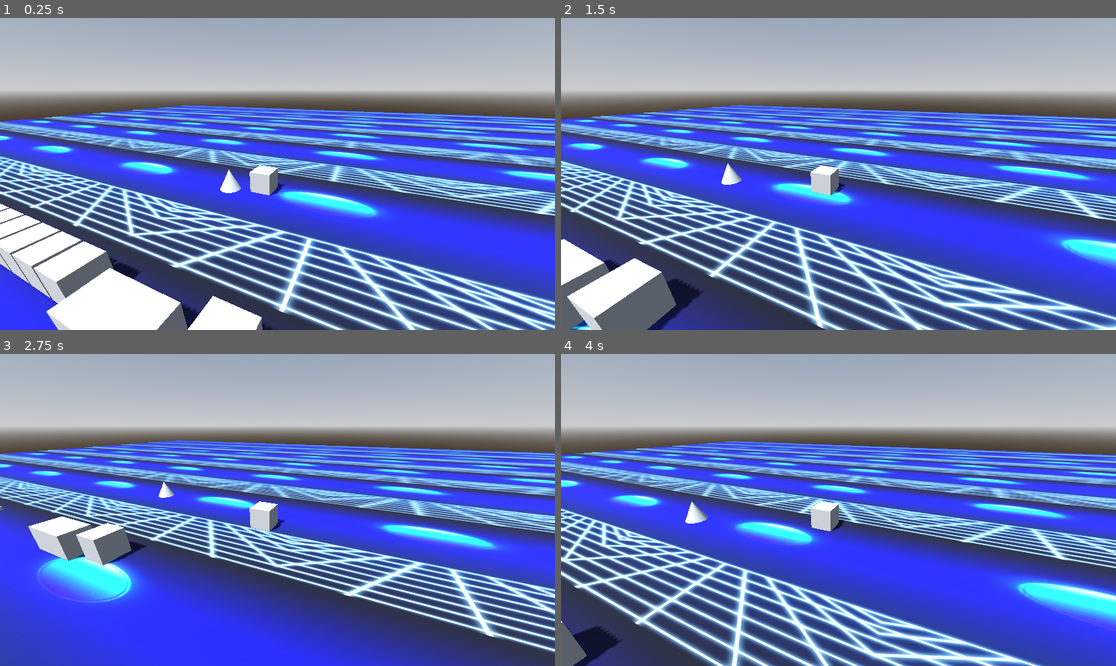
Above: before the commit, frames 1-4 (two rows, left to right).
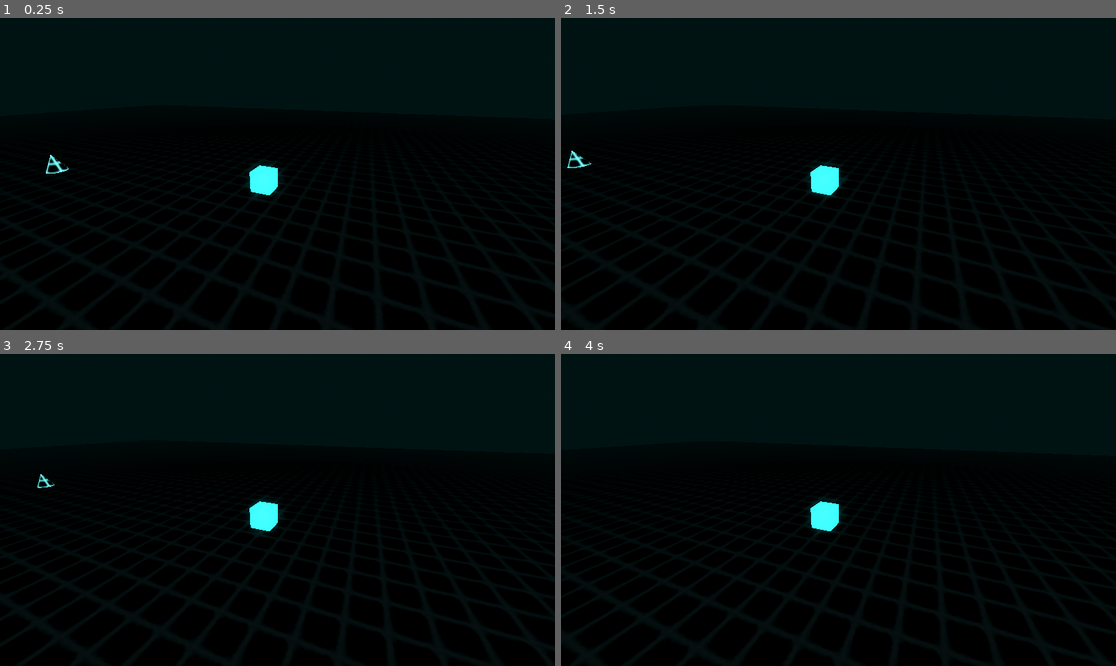
Above: after the commit, the same moments.

Repository: Username4D/rasterrun
Game: Godot game, scene res://scenes/demo_scene.tscn
The game is run twice, just before and just after one commit, with the same random seed, the same clock (stepped at 60 frames per second) and the same inputs.
Inputs:
- Up to frame 1 (0.25 s): no input
- Up to frame 2 (1.5 s): hold Right (ui_right) 0.53-1.28 s; hold Down (ui_down) from 1.28 s (still down)
- Up to frame 3 (2.75 s): release Down (ui_down) at 2.03 s; hold Right (ui_right) from 2.03 s (still down)
- Up to frame 4 (4 s): release Right (ui_right) at 2.78 s; hold Up (ui_up) 2.78-3.53 s; hold Left (ui_left) from 3.53 s (still down)

The runs differ from the first frame. In frame 1, 100% of the frame differs, in the area x 0-100%, y 0-100%; in frame 2, 100%; in frame 3, 100%; in frame 4, 100%.

Commit message:
added textures/materials

Diff:
--- a/project.godot
+++ b/project.godot
@@ -21,6 +21,7 @@
 [global_group]
 
 collidable=""
+player=""
 
 [rendering]
 
--- /dev/null
+++ b/resources/blue_wall.tres
@@ -0,0 +1,13 @@
+[gd_resource type="StandardMaterial3D" load_steps=2 format=3 uid="uid://pd5qgs33haie"]
+
+[ext_resource type="Texture2D" uid="uid://durihck8xj55l" path="res://assets/block.png" id="1_ih6rp"]
+
+[resource]
+albedo_color = Color(0, 0, 0, 1)
+emission_enabled = true
+emission = Color(0.55680704, 0.9999997, 0.9961631, 1)
+emission_energy_multiplier = 1.1
+emission_operator = 1
+emission_texture = ExtResource("1_ih6rp")
+uv1_scale = Vector3(2, 2, 2)
+uv1_triplanar = true
--- /dev/null
+++ b/resources/pulse_wall.tres
@@ -0,0 +1,15 @@
+[gd_resource type="StandardMaterial3D" load_steps=2 format=3 uid="uid://bqhqftlqv0lf5"]
+
+[ext_resource type="Texture2D" uid="uid://bdwywynsgft3x" path="res://assets/mover.png" id="1_2qw61"]
+
+[resource]
+albedo_texture = ExtResource("1_2qw61")
+metallic = 0.24
+roughness = 0.74
+emission_enabled = true
+emission = Color(0.43529412, 1, 1, 1)
+emission_energy_multiplier = 2.0
+emission_operator = 1
+emission_texture = ExtResource("1_2qw61")
+uv1_offset = Vector3(0.5, 0.5, 0.5)
+uv1_triplanar = true
--- /dev/null
+++ b/resources/wall.tres
@@ -0,0 +1,14 @@
+[gd_resource type="StandardMaterial3D" load_steps=2 format=3 uid="uid://bdfydinqsh5mt"]
+
+[ext_resource type="Texture2D" uid="uid://durihck8xj55l" path="res://assets/block.png" id="1_dbbiv"]
+
+[resource]
+albedo_color = Color(0, 0, 0, 1)
+albedo_texture = ExtResource("1_dbbiv")
+emission_enabled = true
+emission = Color(1, 1, 1, 1)
+emission_energy_multiplier = 0.08
+emission_operator = 1
+emission_texture = ExtResource("1_dbbiv")
+uv1_offset = Vector3(0.5, 0.5, 0.5)
+uv1_triplanar = true
--- a/scenes/demo_scene.tscn
+++ b/scenes/demo_scene.tscn
@@ -1,6 +1,6 @@
-[gd_scene load_steps=14 format=3 uid="uid://cqf1pye3c1kvl"]
+[gd_scene load_steps=13 format=3 uid="uid://cqf1pye3c1kvl"]
 
-[ext_resource type="Texture2D" uid="uid://ca0rwtwcwd4yh" path="res://assets/placeholder_texture.png" id="1_03k34"]
+[ext_resource type="Material" uid="uid://bdfydinqsh5mt" path="res://resources/wall.tres" id="1_blhf0"]
 [ext_resource type="PackedScene" uid="uid://bl7uumbime3mk" path="res://scenes/player.tscn" id="2_ba4t3"]
 [ext_resource type="PackedScene" uid="uid://ch3gpdhfoyjbm" path="res://scenes/wall.tscn" id="3_0ekuu"]
 [ext_resource type="PackedScene" uid="uid://dufstaynulvg5" path="res://scenes/pulse_wall.tscn" id="4_8m1ix"]
@@ -9,8 +9,11 @@
 [ext_resource type="PackedScene" uid="uid://clh8jtbrdus8o" path="res://scenes/spike.tscn" id="7_blhf0"]
 
 [sub_resource type="ProceduralSkyMaterial" id="ProceduralSkyMaterial_ba4t3"]
-sky_horizon_color = Color(0.66224277, 0.6717428, 0.6867428, 1)
-ground_horizon_color = Color(0.66224277, 0.6717428, 0.6867428, 1)
+sky_top_color = Color(0, 0, 0, 1)
+sky_horizon_color = Color(0, 0, 0, 1)
+sky_cover_modulate = Color(0, 0, 0, 1)
+ground_bottom_color = Color(0, 0.034122694, 0.034534093, 1)
+ground_horizon_color = Color(0, 0, 0, 1)
 
 [sub_resource type="Sky" id="Sky_0ekuu"]
 sky_material = SubResource("ProceduralSkyMaterial_ba4t3")
@@ -19,16 +22,19 @@
 background_mode = 2
 sky = SubResource("Sky_0ekuu")
 tonemap_mode = 2
+glow_enabled = true
+glow_intensity = 2.8
+glow_hdr_threshold = 0.44
+glow_hdr_scale = 2.43
+glow_hdr_luminance_cap = 105.59
+fog_enabled = true
+fog_light_color = Color(0, 0.08052874, 0.08052874, 1)
 
 [sub_resource type="BoxShape3D" id="BoxShape3D_bk2b3"]
 size = Vector3(100, 1, 100)
 
 [sub_resource type="BoxMesh" id="BoxMesh_64dih"]
 size = Vector3(100, 1, 100)
-
-[sub_resource type="StandardMaterial3D" id="StandardMaterial3D_blhf0"]
-albedo_texture = ExtResource("1_03k34")
-uv1_scale = Vector3(26.905, 26.905, 26.905)
 
 [node name="Node3D" type="Node3D"]
 
@@ -38,18 +44,16 @@
 [node name="DirectionalLight3D" type="DirectionalLight3D" parent="."]
 transform = Transform3D(-0.8660254, -0.43301278, 0.25, 0, 0.49999997, 0.86602545, -0.50000006, 0.75, -0.43301266, 0, 0, 0)
 shadow_enabled = true
+sky_mode = 2
 
-[node name="StaticBody3D" type="StaticBody3D" parent="."]
+[node name="StaticBody3D" type="StaticBody3D" parent="." groups=["collidable"]]
 
 [node name="CollisionShape3D" type="CollisionShape3D" parent="StaticBody3D"]
 shape = SubResource("BoxShape3D_bk2b3")
 
 [node name="MeshInstance3D" type="MeshInstance3D" parent="StaticBody3D"]
 mesh = SubResource("BoxMesh_64dih")
-surface_material_override/0 = SubResource("StandardMaterial3D_blhf0")
-
-[node name="player" parent="StaticBody3D" instance=ExtResource("2_ba4t3")]
-transform = Transform3D(1, 0, 0, 0, 1, 0, 0, 0, 1, 2.4107857, 1, 5.3870583)
+surface_material_override/0 = ExtResource("1_blhf0")
 
 [node name="wall" parent="StaticBody3D" instance=ExtResource("3_0ekuu")]
 transform = Transform3D(1, 0, 0, 0, 1, 0, 0, 0, 1, 2.4468706, 1, -0.32570577)
@@ -105,3 +109,6 @@
 
 [node name="spike3" parent="." instance=ExtResource("7_blhf0")]
 transform = Transform3D(1, 0, 0, 0, 1, 0, 0, 0, 1, 4, 1, 6)
+
+[node name="player" parent="." instance=ExtResource("2_ba4t3")]
+transform = Transform3D(1, 0, 0, 0, 1, 0, 0, 0, 1, -8.589, 1, 7.387)
--- /dev/null
+++ b/scenes/floor.tscn
@@ -0,0 +1,24 @@
+[gd_scene load_steps=4 format=3 uid="uid://cqniu86ehuq6y"]
+
+[ext_resource type="Script" uid="uid://s4u2jic5pqui" path="res://scripts/floor.gd" id="1_kuqtn"]
+[ext_resource type="PackedScene" uid="uid://ch3gpdhfoyjbm" path="res://scenes/wall.tscn" id="1_ukw5w"]
+
+[sub_resource type="BoxShape3D" id="BoxShape3D_whr1e"]
+size = Vector3(12, 1, 0.05)
+
+[node name="floor" type="Node3D"]
+script = ExtResource("1_kuqtn")
+
+[node name="wall" parent="." instance=ExtResource("1_ukw5w")]
+transform = Transform3D(12, 0, 0, 0, 1, 0, 0, 0, 13, 0, -0.5, 0)
+
+[node name="next_floor" type="Marker3D" parent="."]
+transform = Transform3D(1, 0, 0, 0, 1, 0, 0, 0, 1, 0, 0, 12)
+
+[node name="exit" type="Area3D" parent="."]
+
+[node name="CollisionShape3D" type="CollisionShape3D" parent="exit"]
+transform = Transform3D(1, 0, 0, 0, 1, 0, 0, 0, 1, 0, 0, 6.5)
+shape = SubResource("BoxShape3D_whr1e")
+
+[connection signal="body_entered" from="exit" to="." method="_on_exit_body_entered"]
--- a/scenes/player.tscn
+++ b/scenes/player.tscn
@@ -1,19 +1,25 @@
-[gd_scene load_steps=5 format=3 uid="uid://bl7uumbime3mk"]
+[gd_scene load_steps=6 format=3 uid="uid://bl7uumbime3mk"]
 
 [ext_resource type="Script" uid="uid://cra6mwlhwevg5" path="res://scripts/player.gd" id="1_3vyb7"]
 
 [sub_resource type="BoxMesh" id="BoxMesh_u8vuu"]
 
+[sub_resource type="StandardMaterial3D" id="StandardMaterial3D_3vyb7"]
+albedo_color = Color(0.21568628, 1, 1, 1)
+emission_enabled = true
+emission = Color(0.21568628, 1, 1, 1)
+
 [sub_resource type="BoxShape3D" id="BoxShape3D_3vyb7"]
 
 [sub_resource type="BoxShape3D" id="BoxShape3D_g2els"]
-size = Vector3(1.05, 1, 1.05)
+size = Vector3(1.05, 0.98, 1.05)
 
-[node name="player" type="CharacterBody3D"]
+[node name="player" type="CharacterBody3D" groups=["player"]]
 script = ExtResource("1_3vyb7")
 
 [node name="MeshInstance3D" type="MeshInstance3D" parent="."]
 mesh = SubResource("BoxMesh_u8vuu")
+surface_material_override/0 = SubResource("StandardMaterial3D_3vyb7")
 
 [node name="CollisionShape3D" type="CollisionShape3D" parent="."]
 shape = SubResource("BoxShape3D_3vyb7")
--- a/scenes/pulse_wall.tscn
+++ b/scenes/pulse_wall.tscn
@@ -1,6 +1,7 @@
-[gd_scene load_steps=4 format=3 uid="uid://dufstaynulvg5"]
+[gd_scene load_steps=5 format=3 uid="uid://dufstaynulvg5"]
 
 [ext_resource type="Script" uid="uid://517qvalb32kl" path="res://scripts/pulse_wall.gd" id="1_nb0jv"]
+[ext_resource type="Material" uid="uid://bqhqftlqv0lf5" path="res://resources/pulse_wall.tres" id="2_mbs4g"]
 
 [sub_resource type="BoxShape3D" id="BoxShape3D_mbs4g"]
 size = Vector3(0.9, 1, 0.9)
@@ -11,11 +12,13 @@
 script = ExtResource("1_nb0jv")
 
 [node name="CollisionShape3D" type="CollisionShape3D" parent="."]
+visible = false
 shape = SubResource("BoxShape3D_mbs4g")
 
 [node name="MeshInstance3D" type="MeshInstance3D" parent="."]
 transform = Transform3D(0.9, 0, 0, 0, 1, 0, 0, 0, 0.9, 0, 0, 0)
 mesh = SubResource("BoxMesh_ry18k")
+surface_material_override/0 = ExtResource("2_mbs4g")
 
 [node name="move_timer" type="Timer" parent="." groups=["collidable"]]
 wait_time = 4.0
--- a/scenes/spike.tscn
+++ b/scenes/spike.tscn
@@ -1,4 +1,6 @@
-[gd_scene load_steps=3 format=3 uid="uid://clh8jtbrdus8o"]
+[gd_scene load_steps=4 format=3 uid="uid://clh8jtbrdus8o"]
+
+[ext_resource type="Material" uid="uid://pd5qgs33haie" path="res://resources/blue_wall.tres" id="1_ljd5v"]
 
 [sub_resource type="CylinderMesh" id="CylinderMesh_mj4vg"]
 top_radius = 0.0
@@ -11,6 +13,7 @@
 
 [node name="MeshInstance3D" type="MeshInstance3D" parent="."]
 mesh = SubResource("CylinderMesh_mj4vg")
+surface_material_override/0 = ExtResource("1_ljd5v")
 
 [node name="CollisionShape3D" type="CollisionShape3D" parent="."]
 shape = SubResource("CylinderShape3D_ljd5v")
--- a/scenes/spinner.tscn
+++ b/scenes/spinner.tscn
@@ -1,6 +1,7 @@
-[gd_scene load_steps=4 format=3 uid="uid://b77hpbyp824ng"]
+[gd_scene load_steps=5 format=3 uid="uid://b77hpbyp824ng"]
 
 [ext_resource type="Script" uid="uid://cawyubfjv84jf" path="res://scripts/spinner.gd" id="1_i3bsr"]
+[ext_resource type="Material" uid="uid://pd5qgs33haie" path="res://resources/blue_wall.tres" id="2_78gc6"]
 
 [sub_resource type="BoxShape3D" id="BoxShape3D_78gc6"]
 size = Vector3(2, 0.25, 9)
@@ -18,6 +19,7 @@
 [node name="MeshInstance3D" type="MeshInstance3D" parent="."]
 transform = Transform3D(1, 0, 0, 0, 1, 0, 0, 0, 1, 0, -0.125, 0)
 mesh = SubResource("BoxMesh_kry60")
+surface_material_override/0 = ExtResource("2_78gc6")
 
 [node name="Timer" type="Timer" parent="."]
 wait_time = 4.0
--- a/scenes/spinner_wall.tscn
+++ b/scenes/spinner_wall.tscn
@@ -1,6 +1,7 @@
-[gd_scene load_steps=6 format=3 uid="uid://bq334buxcf7ff"]
+[gd_scene load_steps=7 format=3 uid="uid://bq334buxcf7ff"]
 
 [ext_resource type="Script" uid="uid://cawyubfjv84jf" path="res://scripts/spinner.gd" id="1_tpvwv"]
+[ext_resource type="Material" uid="uid://pd5qgs33haie" path="res://resources/blue_wall.tres" id="2_v6n2a"]
 
 [sub_resource type="BoxShape3D" id="BoxShape3D_78gc6"]
 size = Vector3(0.25, 1, 5)
@@ -28,10 +29,12 @@
 [node name="MeshInstance3D" type="MeshInstance3D" parent="."]
 transform = Transform3D(1, 0, 0, 0, 1, 0, 0, 0, 1, 0, -0.125, 0)
 mesh = SubResource("BoxMesh_kry60")
+surface_material_override/0 = ExtResource("2_v6n2a")
 
 [node name="MeshInstance3D2" type="MeshInstance3D" parent="."]
 transform = Transform3D(1, 0, 0, 0, 1, 0, 0, 0, 1, 0, -0.125, 0)
 mesh = SubResource("CylinderMesh_v6n2a")
+surface_material_override/0 = ExtResource("2_v6n2a")
 
 [node name="Timer" type="Timer" parent="."]
 wait_time = 4.0
--- a/scenes/wall.tscn
+++ b/scenes/wall.tscn
@@ -1,4 +1,6 @@
-[gd_scene load_steps=3 format=3 uid="uid://ch3gpdhfoyjbm"]
+[gd_scene load_steps=4 format=3 uid="uid://ch3gpdhfoyjbm"]
+
+[ext_resource type="Material" uid="uid://bdfydinqsh5mt" path="res://resources/wall.tres" id="1_wykyb"]
 
 [sub_resource type="BoxMesh" id="BoxMesh_uvhfp"]
 
@@ -8,6 +10,8 @@
 
 [node name="MeshInstance3D" type="MeshInstance3D" parent="."]
 mesh = SubResource("BoxMesh_uvhfp")
+surface_material_override/0 = ExtResource("1_wykyb")
 
 [node name="CollisionShape3D" type="CollisionShape3D" parent="."]
+visible = false
 shape = SubResource("BoxShape3D_wykyb")
--- /dev/null
+++ b/scripts/floor.gd
@@ -0,0 +1,14 @@
+extends Node3D
+
+@export var next = Vector2(0,1)
+
+func _ready() -> void:
+	$exit.rotation_degrees.y = next.x * 9
+	$next_floor.position.x = 12 * next.y
+	$next_floor.position.z = 12 * next.x
+	if not $wall.visible:
+		$wall.queue_free()
+
+func _on_exit_body_entered(body: Node3D) -> void:
+	if body.is_in_group("player"):
+		self.get_parent().spawn_new()
--- a/scripts/player.gd
+++ b/scripts/player.gd
@@ -30,10 +30,12 @@
 	self.move_and_slide()
 
 	if position.y <= 0.98:
+		print("too_low")
 		input_disabled = true
 		$Camera3D.global_position.y = 5
 
 
 func _on_front_body_entered(body: Node3D) -> void:
 	if body.is_in_group("collidable"):
+		print(body.name)
 		self.speed = 0
Binary file added: assets/block.png
Not shown, added: assets/block.png.import
Binary file added: assets/floor.png
Not shown, added: assets/floor.png.import
Binary file added: assets/mover.png
Not shown, added: assets/mover.png.import
Not shown, added: scripts/floor.gd.uid
